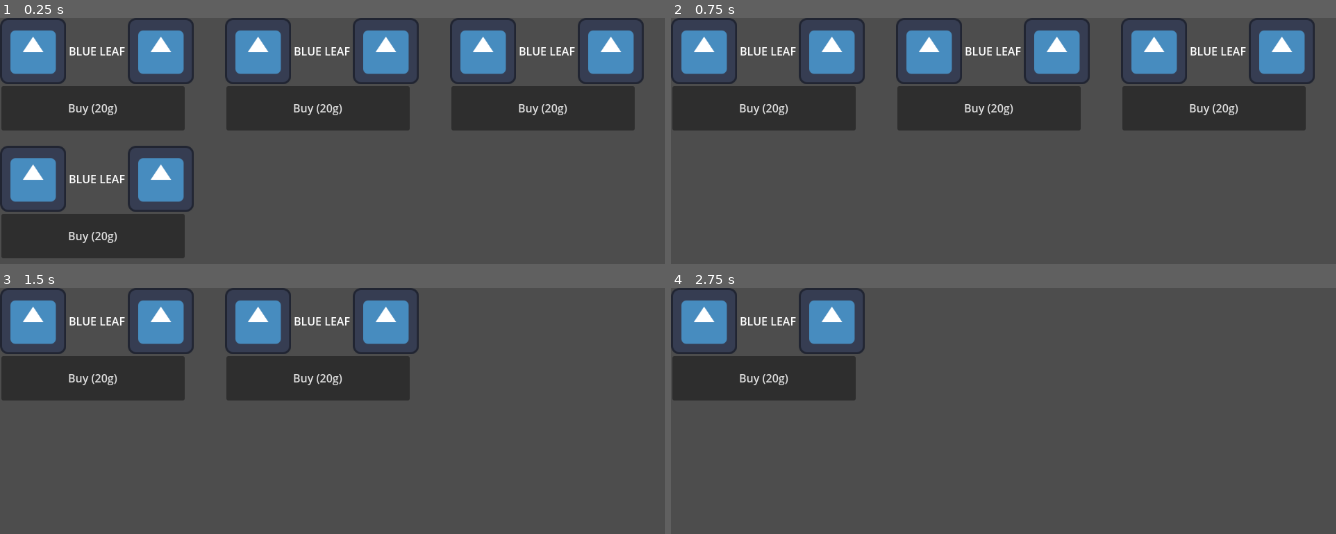
Above: before the commit, frames 1-4 (two rows, left to right).
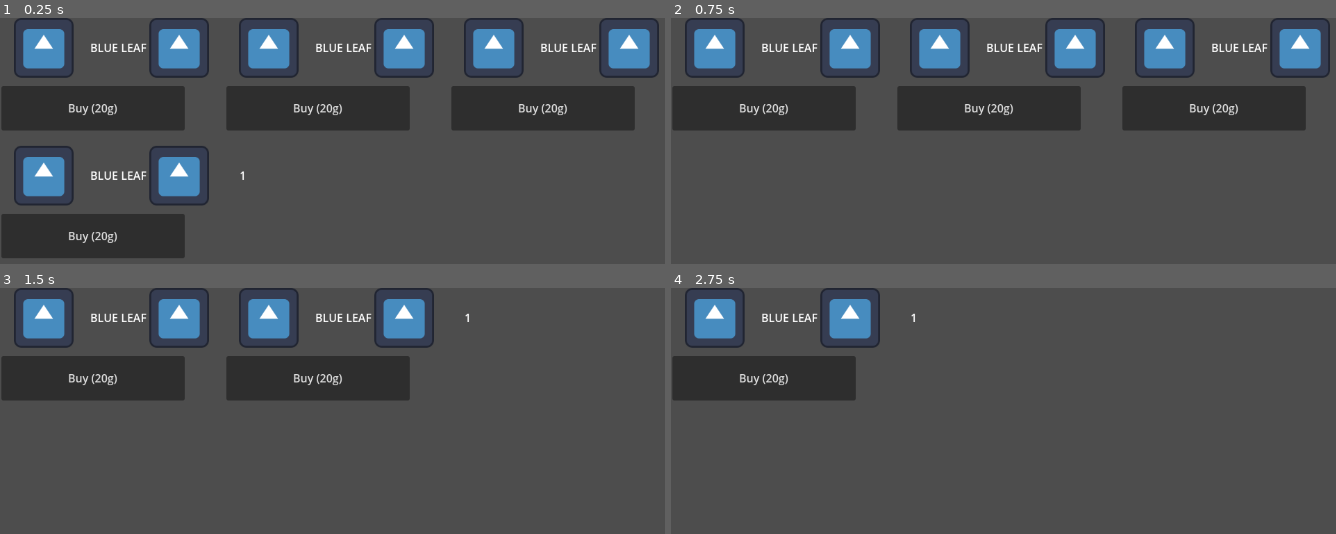
Above: after the commit, the same moments.

Repository: Gutek8134/poison-craft
Game: Godot game, scene res://scenes/levels/shop.tscn
Two runs of this game, one before a commit and one after it. Both use one fixed random seed, a clock stepped at 60 frames per second and the inputs below. The project has no main scene, so this scene is started directly. The engine's default icon, where the game draws it, is replaced by a stand-in: a white triangle on a blue panel in a dark square.
Inputs:
- Up to frame 1 (0.25 s): no input
- Up to frame 2 (0.75 s): click "Buy (20g)" at 0.5 s
- Up to frame 3 (1.5 s): click "Buy (20g)" at 1.25 s
- Up to frame 4 (2.75 s): click "Buy (20g)" at 2 s

The runs differ from the first frame. In frame 1, 13% of the frame differs, in the area x 0-100%, y 0-79%; in frame 2, 9.6%; in frame 3, 6.4%; in frame 4, 3.2%.

Commit message:
inventory

Diff:
--- /dev/null
+++ b/content/data/ingredient_data_resources/Blue_Leaf.tres
@@ -0,0 +1,12 @@
+[gd_resource type="Resource" script_class="IngredientData" load_steps=3 format=3 uid="uid://d15ie3wf1j3dc"]
+
+[ext_resource type="Script" path="res://scripts/dataclasses/ingredient_data.gd" id="1_njorx"]
+[ext_resource type="Texture2D" uid="uid://h2im7atgb2n4" path="res://content/images/ingredients/blue leaf.png" id="2_81211"]
+
+[resource]
+script = ExtResource("1_njorx")
+composition = {
+"Jelenial (liquid)": 1,
+"Ogr (solid)": 9
+}
+sprite = ExtResource("2_81211")
--- /dev/null
+++ b/content/data/main_ingredient_table.tres
@@ -0,0 +1,11 @@
+[gd_resource type="Resource" script_class="IngredientDataTable" load_steps=3 format=3 uid="uid://xfcbr4mlkq6u"]
+
+[ext_resource type="Script" path="res://scripts/dataclasses/ingredient_table.gd" id="1_au1un"]
+[ext_resource type="Resource" uid="uid://d15ie3wf1j3dc" path="res://content/data/ingredient_data_resources/Blue_Leaf.tres" id="1_fq2mc"]
+
+[resource]
+script = ExtResource("1_au1un")
+data = {
+"Blue Leaf": ExtResource("1_fq2mc")
+}
+name = ""
--- /dev/null
+++ b/scenes/prefabs/ui/ingredient_repr.tscn
@@ -0,0 +1,43 @@
+[gd_scene load_steps=2 format=3 uid="uid://buhsda2dovrb7"]
+
+[ext_resource type="Texture2D" uid="uid://3ugdclamlyxd" path="res://icon.svg" id="1_dvexn"]
+
+[node name="IngredientRepresentation" type="FlowContainer"]
+offset_right = 355.0
+offset_bottom = 128.0
+
+[node name="IngredientSymbol" type="TextureRect" parent="."]
+layout_mode = 2
+size_flags_horizontal = 3
+texture = ExtResource("1_dvexn")
+expand_mode = 1
+stretch_mode = 5
+
+[node name="VBoxContainer" type="VBoxContainer" parent="."]
+layout_mode = 2
+alignment = 1
+
+[node name="IngredientName" type="RichTextLabel" parent="VBoxContainer"]
+layout_mode = 2
+bbcode_enabled = true
+text = "[center]BLUE LEAF"
+fit_content = true
+scroll_active = false
+autowrap_mode = 0
+
+[node name="IngredientState" type="TextureRect" parent="."]
+custom_minimum_size = Vector2(0, 86.49)
+layout_mode = 2
+size_flags_horizontal = 3
+texture = ExtResource("1_dvexn")
+expand_mode = 1
+stretch_mode = 4
+
+[node name="IngredientAmount" type="RichTextLabel" parent="."]
+layout_mode = 2
+size_flags_vertical = 4
+bbcode_enabled = true
+text = "[center]1"
+fit_content = true
+scroll_active = false
+autowrap_mode = 0
--- /dev/null
+++ b/scenes/prefabs/ui/inventory_item.tscn
@@ -0,0 +1,21 @@
+[gd_scene load_steps=2 format=3 uid="uid://bexapishuju6r"]
+
+[ext_resource type="PackedScene" uid="uid://buhsda2dovrb7" path="res://scenes/prefabs/ui/ingredient_repr.tscn" id="1_wqw88"]
+
+[node name="InventoryItem" type="Control"]
+custom_minimum_size = Vector2(36.435, 15.855)
+layout_mode = 3
+anchors_preset = 0
+offset_right = 367.0
+offset_bottom = 167.0
+
+[node name="IngredientRepresentation" parent="." instance=ExtResource("1_wqw88")]
+layout_mode = 0
+
+[node name="Button" type="Button" parent="."]
+layout_mode = 0
+offset_left = -3.0
+offset_top = 95.0
+offset_right = 349.0
+offset_bottom = 158.0
+text = "Take out"
--- /dev/null
+++ b/scenes/prefabs/ui/inventory_ui.tscn
@@ -0,0 +1,25 @@
+[gd_scene load_steps=2 format=3 uid="uid://lnmnarbx60gl"]
+
+[ext_resource type="Script" path="res://scripts/ui/inventory_ui.gd" id="1_kvqjj"]
+
+[node name="Inventory" type="Control"]
+layout_mode = 3
+anchors_preset = 15
+anchor_right = 1.0
+anchor_bottom = 1.0
+grow_horizontal = 2
+grow_vertical = 2
+script = ExtResource("1_kvqjj")
+
+[node name="ScrollContainer" type="ScrollContainer" parent="."]
+layout_mode = 1
+anchors_preset = -1
+anchor_right = 0.234
+anchor_bottom = 0.998
+offset_right = 162.432
+offset_bottom = 0.295959
+
+[node name="VBoxContainer" type="VBoxContainer" parent="ScrollContainer"]
+layout_mode = 2
+size_flags_horizontal = 3
+size_flags_vertical = 3
--- a/scenes/prefabs/ui/shop_item.tscn
+++ b/scenes/prefabs/ui/shop_item.tscn
@@ -1,7 +1,7 @@
 [gd_scene load_steps=3 format=3 uid="uid://drjqsug8tgsxf"]
 
-[ext_resource type="Texture2D" uid="uid://3ugdclamlyxd" path="res://icon.svg" id="1_3gnhr"]
 [ext_resource type="Script" path="res://scripts/shop_item.gd" id="1_71ygj"]
+[ext_resource type="PackedScene" uid="uid://buhsda2dovrb7" path="res://scenes/prefabs/ui/ingredient_repr.tscn" id="2_68oha"]
 
 [node name="ShopItem" type="Control"]
 custom_minimum_size = Vector2(320, 180)
@@ -16,36 +16,8 @@
 script = ExtResource("1_71ygj")
 ingredient_name = "Blue Leaf"
 
-[node name="IngredientRepresentation" type="FlowContainer" parent="."]
+[node name="IngredientRepresentation" parent="." instance=ExtResource("2_68oha")]
 layout_mode = 0
-offset_right = 287.0
-offset_bottom = 122.0
-
-[node name="IngredientSymbol" type="TextureRect" parent="IngredientRepresentation"]
-custom_minimum_size = Vector2(95.355, 0)
-layout_mode = 2
-size_flags_horizontal = 0
-texture = ExtResource("1_3gnhr")
-expand_mode = 5
-
-[node name="VBoxContainer" type="VBoxContainer" parent="IngredientRepresentation"]
-layout_mode = 2
-alignment = 1
-
-[node name="IngredientName" type="RichTextLabel" parent="IngredientRepresentation/VBoxContainer"]
-layout_mode = 2
-bbcode_enabled = true
-text = "[center]BLUE LEAF"
-fit_content = true
-scroll_active = false
-autowrap_mode = 0
-
-[node name="IngredientState" type="TextureRect" parent="IngredientRepresentation"]
-custom_minimum_size = Vector2(95.355, 0)
-layout_mode = 2
-size_flags_horizontal = 0
-texture = ExtResource("1_3gnhr")
-expand_mode = 5
 
 [node name="Button" type="Button" parent="."]
 layout_mode = 0
--- /dev/null
+++ b/scripts/dataclasses/ingredient_data.gd
@@ -0,0 +1,6 @@
+class_name IngredientData
+
+extends Resource
+
+@export var composition: Dictionary
+@export var sprite: Texture2D
--- a/scripts/dataclasses/ingredient_table.gd
+++ b/scripts/dataclasses/ingredient_table.gd
@@ -2,7 +2,7 @@
 
 extends Resource
 
-## key(ingredient name) : Ingredient composition (dictionary)
+## key(ingredient name) : Ingredient Data
 @export var data: Dictionary = {}
 @export var name: String
 
--- a/scripts/inventory_manager.gd
+++ b/scripts/inventory_manager.gd
@@ -31,10 +31,10 @@
     inventory[ingredient_name] -= amount
     print(inventory)
 
-func add_gold(amount: int):
+func add_gold(amount: int) -> void:
     gold += amount
     print(gold)
 
-func remove_gold(amount: int):
+func remove_gold(amount: int) -> void:
     gold -= amount
     print(gold)
--- /dev/null
+++ b/scripts/ui/inventory_ui.gd
@@ -0,0 +1,70 @@
+extends Control
+
+const inventory_item_scene: PackedScene = preload("res://scenes/prefabs/ui/inventory_item.tscn") as PackedScene
+const slider_scene: PackedScene = preload("res://scenes/prefabs/ui/split_slider.tscn") as PackedScene
+var ingredient_data_table = IngredientDataTable.factory()
+@onready var previous_shown_inventory: Dictionary = {}
+@onready var representations: Dictionary = {}
+
+func _ready() -> void:
+    InventoryManager.add_to_inventory("Blue Leaf", 25)
+    update()
+
+func update() -> void:
+    var to_remove: Array = previous_shown_inventory.keys().filter(func(x): return not InventoryManager.inventory.has(x))
+    var to_add: Array = InventoryManager.inventory.keys().filter(func(x): return not previous_shown_inventory.has(x))
+
+    for element in to_remove:
+        remove_representation(element)
+
+    for element in to_add:
+        add_representation(element)
+
+    for ingredient_name in representations.keys():
+        var element = representations[ingredient_name]
+        (element.get_node("IngredientRepresentation/IngredientAmount") as RichTextLabel).text = "[center]%d[/center]" % [InventoryManager.inventory[ingredient_name]]
+
+    previous_shown_inventory = InventoryManager.inventory
+
+func add_representation(ingredient_name: String) -> void:
+    var data: IngredientData = ingredient_data_table.data[ingredient_name]
+    var ingredient_representation: Control = inventory_item_scene.instantiate()
+    (ingredient_representation.get_node("IngredientRepresentation/IngredientSymbol") as TextureRect).texture = data.sprite
+    (ingredient_representation.get_node("IngredientRepresentation/VBoxContainer/IngredientName") as RichTextLabel).text = ingredient_name
+    (ingredient_representation.get_node("IngredientRepresentation/IngredientAmount") as RichTextLabel).text = "[center]%d[/center]" % [InventoryManager.inventory[ingredient_name]]
+    (ingredient_representation.get_node("Button") as Button).button_down.connect(_choose_value.bind(ingredient_name))
+    representations[ingredient_name] = ingredient_representation
+    $ScrollContainer/VBoxContainer.add_child(ingredient_representation)
+
+func _choose_value(ingredient_name: String) -> void:
+    if not Input.is_key_pressed(KEY_CTRL):
+        _take_out(ingredient_name, 1)
+        return
+
+    var slider: Control = slider_scene.instantiate()
+    var value_slider: Slider = slider.get_node("ValueSlider")
+    value_slider.min_value = 0
+    value_slider.max_value = InventoryManager.inventory[ingredient_name]
+    (slider.get_node("MinimumValueText") as RichTextLabel).text = "[center]%d[/center]" % [value_slider.min_value]
+    (slider.get_node("MaximumValueText") as RichTextLabel).text = "[center]%d[/center]" % [value_slider.max_value]
+    (slider.get_node("Button") as Button).button_down.connect(_take_out_slider.bind(ingredient_name, value_slider))
+    get_tree().current_scene.add_child(slider)
+
+func _take_out(ingredient_name: String, amount: int) -> void:
+    for i in range(amount):
+        get_tree().current_scene.add_child((load("res://scenes/prefabs/ingredients/%s.tscn" % ingredient_name) as PackedScene).instantiate())
+    InventoryManager.remove_from_inventory(ingredient_name, amount)
+    if amount == InventoryManager.inventory[ingredient_name]:
+        remove_representation(ingredient_name)
+        previous_shown_inventory.erase(ingredient_name)
+    else:
+        (representations[ingredient_name].get_node("IngredientRepresentation/IngredientAmount") as RichTextLabel).text = "[center]%d[/center]" % [InventoryManager.inventory[ingredient_name]]
+
+
+func _take_out_slider(ingredient_name: String, slider: HSlider) -> void:
+    _take_out(ingredient_name, slider.value as int)
+    slider.get_parent_control().queue_free()
+
+
+func remove_representation(ingredient_name: String) -> void:
+    (representations[ingredient_name] as Control).queue_free()
--- a/scripts/ui/split_slider.gd
+++ b/scripts/ui/split_slider.gd
@@ -4,11 +4,15 @@
 @onready var value_text := $ValueText as LineEdit
 
 func _ready():
-	value_text.text = str(value_slider.value as int)
+    value_text.text = str(value_slider.value as int)
 
 func _on_value_text_submitted(new_text: String) -> void:
-	value_slider.value = float(new_text)
+    var text_value := float(new_text)
+    var actual_value := clampf(text_value, value_slider.min_value, value_slider.max_value)
+    if text_value != actual_value:
+        value_text.text = str(actual_value as int)
+    value_slider.value = actual_value
 
 
 func _on_slider_value_changed(value: float) -> void:
-	value_text.text = str(value as int)
+    value_text.text = str(value as int)
